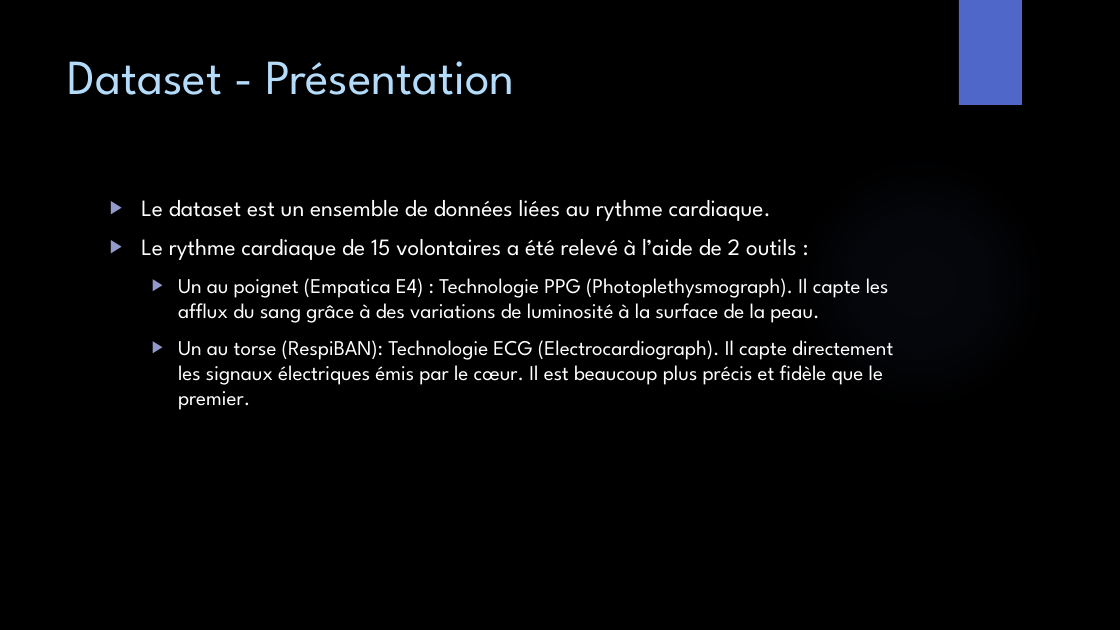
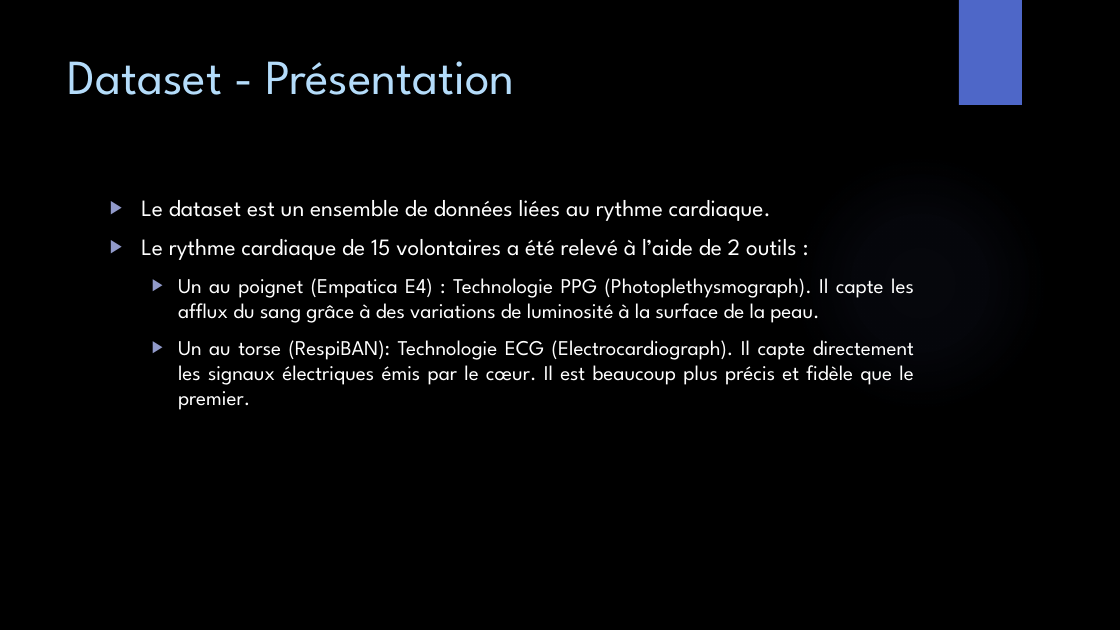
Before and after one commit to GailletLouis/Python_for_data_analysis, a slide deck: slide 2 of presentation.pptx. Drawn at 1120x630 pixels with LibreOffice and Linux fonts; fonts in the diff are those of the drawing; background and template pictures are left out. Boxes give left, top, right and bottom in pixels: in the first picture for what was removed or moved away, otherwise in the second. Text is boxed around its words. In the diff, an @@ line names an element or a change of style, - is before the commit and + after.

```diff
--- a/presentation.pptx
+++ b/presentation.pptx
@@ text "Le dataset est un ensemble ..." at <box>141,200,914,410</box>: alignment left to justified @@
```
Also in this commit, not shown: 1 other slide changed, 10 slides added.
